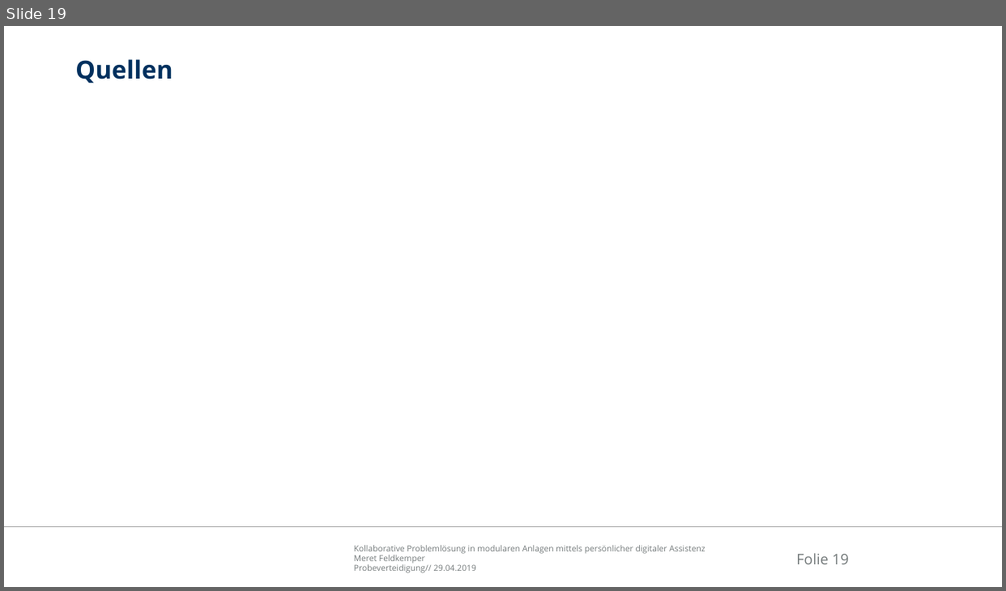
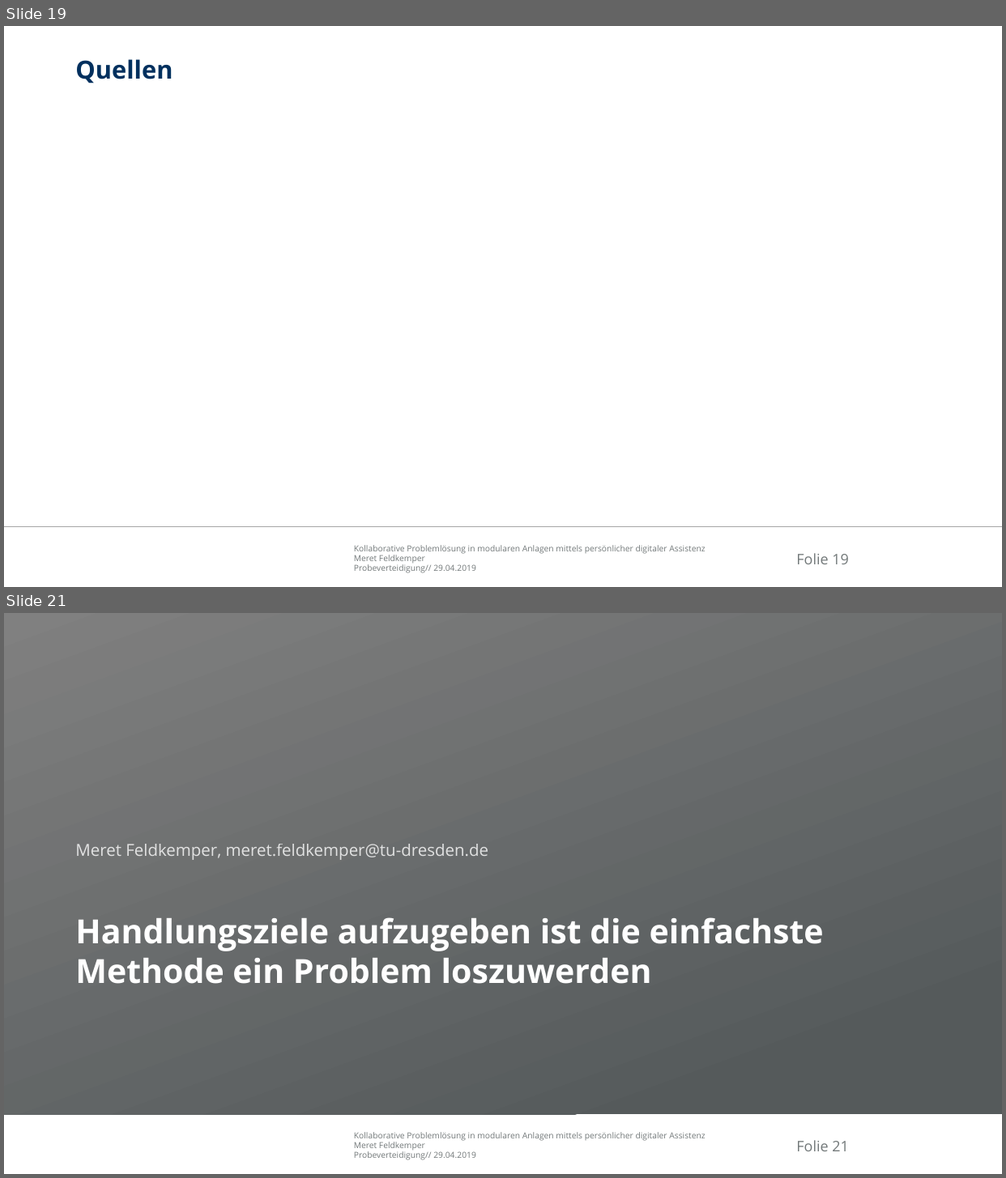
Before and after one commit to Ral3007/Diplomarbeit, a slide deck: Dokumente/Präsentationen/2019-04-29_DA_Feldkemper_Probeverteidigung.pptx. Shown one above the other, each under a label of ours: slide 19 before the commit, slides 19 and 21 after it; the slides between them are not shown. The pictures are 1006x591 and 1006x1178 pixels, drawn with LibreOffice and Linux fonts; fonts in the diff are those of the drawing; background and template pictures are left out. Boxes give left, top, right and bottom in pixels: in the first picture for what was removed or moved away, otherwise in the second. Text is boxed around its words. In the diff, an @@ line names an element or a change of style, - is before the commit and + after.

```diff
--- a/Dokumente/Präsentationen/2019-04-29_DA_Feldkemper_Probeverteidigung.pptx
+++ b/Dokumente/Präsentationen/2019-04-29_DA_Feldkemper_Probeverteidigung.pptx
@@ slide 21 added at bbox=[4, 613, 1002, 1174], background picture (left out); not listed: 3 template elements that a slide beside it also shows @@
@@ rectangle added at bbox=[4, 613, 1002, 1114], fill gradient #565A5B to #808080 @@
@@ text added at bbox=[75, 844, 489, 860], 16 pt, text #FFFFFF at 80% opacity @@
+Meret Feldkemper, meret.feldkemper@tu-dresden.de
@@ title added at bbox=[75, 918, 824, 984], 32 pt, text #FFFFFF, bold @@
+Handlungsziele aufzugeben ist die einfachste Methode ein Problem loszuwerden
```
Also in this commit, not shown: 7 slides changed, 1 slide removed, 31 other files.
